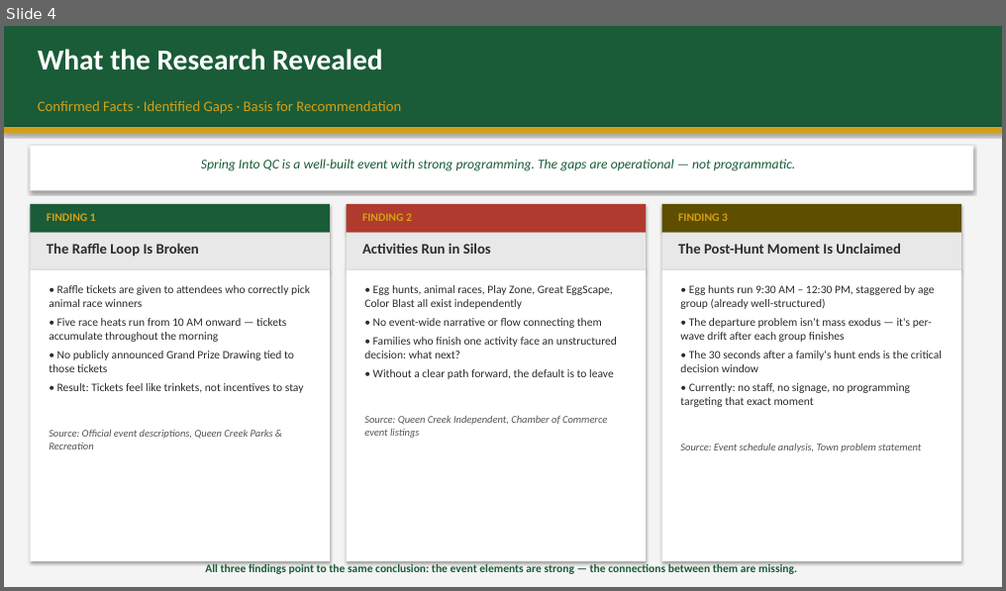
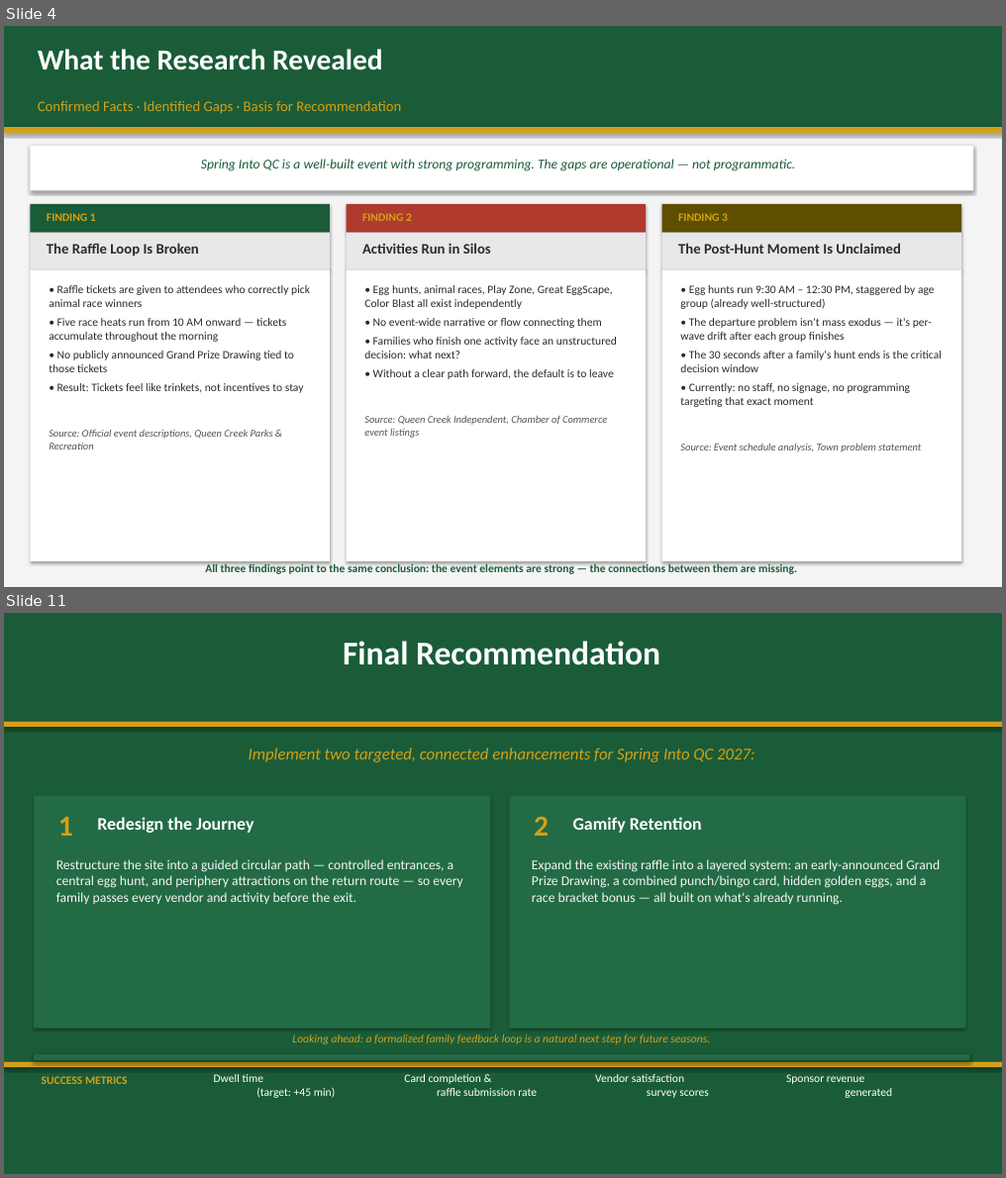
Before and after one commit to billy12/qc, a slide deck: SpringIntoQC_Presentation.pptx. Shown one above the other, each under a label of ours: slide 4 before the commit, slides 4 and 11 after it; the slides between them are not shown. The pictures are 1006x591 and 1006x1178 pixels, drawn with LibreOffice and Linux fonts; fonts in the diff are those of the drawing. Boxes give left, top, right and bottom in pixels: in the first picture for what was removed or moved away, otherwise in the second. Text is boxed around its words. In the diff, an @@ line names an element or a change of style, - is before the commit and + after.

```diff
--- a/SpringIntoQC_Presentation.pptx
+++ b/SpringIntoQC_Presentation.pptx
@@ slide 11 added at box(4, 613, 1002, 1174), background #FFFFFF @@
@@ rectangle added at box(4, 613, 1002, 1174), fill #1A5C38 @@
@@ text added at box(343, 641, 660, 665), 32 pt, text #FFFFFF, bold @@
+Final Recommendation
@@ rectangle added at box(4, 722, 1002, 727), fill #D4A017 @@
@@ text added at box(249, 748, 754, 762), 16 pt, text #D4A017, italic @@
+Implement two targeted, connected enhancements for Spring Into QC 2027:
@@ rectangle added at box(34, 796, 491, 1029), fill #226B45 @@
@@ text added at box(58, 817, 73, 836), 28 pt, text #D4A017, bold @@
+1
@@ text added at box(97, 817, 253, 833), 17 pt, text #FFFFFF, bold @@
+Redesign the Journey
@@ rectangle added at box(509, 796, 966, 1029), fill #226B45 @@
@@ text added at box(534, 816, 548, 836), 28 pt, text #D4A017, bold @@
+2
@@ text added at box(573, 817, 702, 833), 17 pt, text #FFFFFF, bold @@
+Gamify Retention
@@ text added at box(56, 860, 462, 904), 13 pt, text #F4F4F4 @@
+Restructure the site into a guided circular path — controlled entrances, a central egg hunt, and periphery attractions on the return route — so every family passes every vendor and activity before the exit.
@@ text added at box(532, 860, 940, 905), 13 pt, text #F4F4F4 @@
+Expand the existing raffle into a layered system: an early-announced Grand Prize Drawing, a combined punch/bingo card, hidden golden eggs, and a race bracket bonus — all built on what's already running.
@@ rectangle added at box(34, 1055, 969, 1060), fill #226B45 @@
@@ text added at box(292, 1035, 710, 1045), 11 pt, text #D4A017, italic @@
+Looking ahead: a formalized family feedback loop is a natural next step for future seasons.
@@ rectangle added at box(4, 1062, 1002, 1067), fill #D4A017 @@
@@ text added at box(42, 1076, 128, 1084), 11 pt, text #D4A017, bold @@
+SUCCESS METRICS
@@ text added at box(214, 1074, 335, 1098), 11 pt, text #FFFFFF @@
+Dwell time
+(target: +45 min)
@@ text added at box(404, 1074, 537, 1096), 11 pt, text #FFFFFF @@
+Card completion &
+raffle submission rate
@@ text added at box(595, 1074, 709, 1098), 11 pt, text #FFFFFF @@
+Vendor satisfaction
+survey scores
@@ text added at box(786, 1074, 892, 1098), 11 pt, text #FFFFFF @@
+Sponsor revenue
+generated
```
Also in this commit, not shown: 4 slides changed, 3 other slides added, 2 slides removed, 7 other files.
